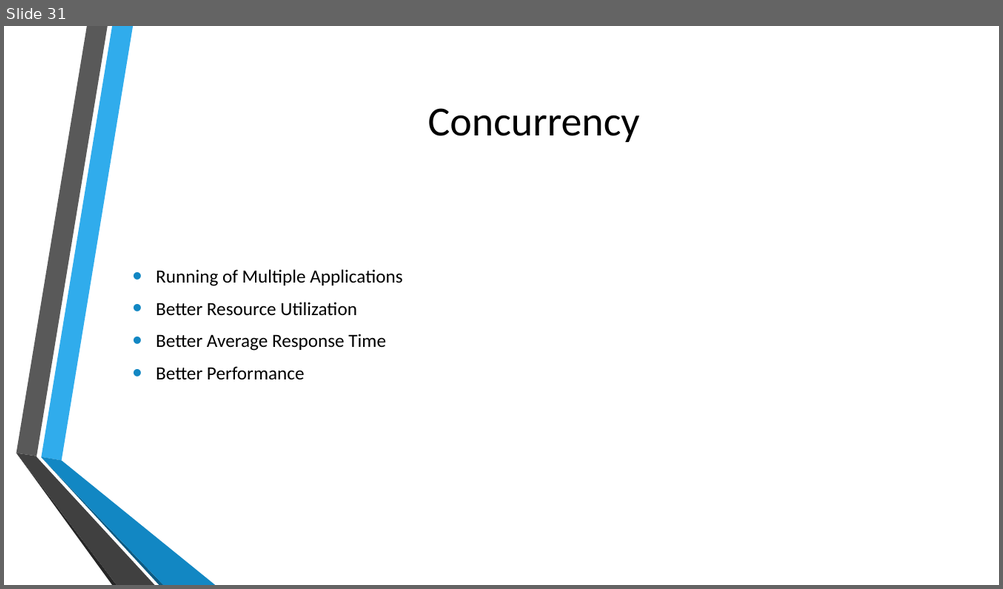
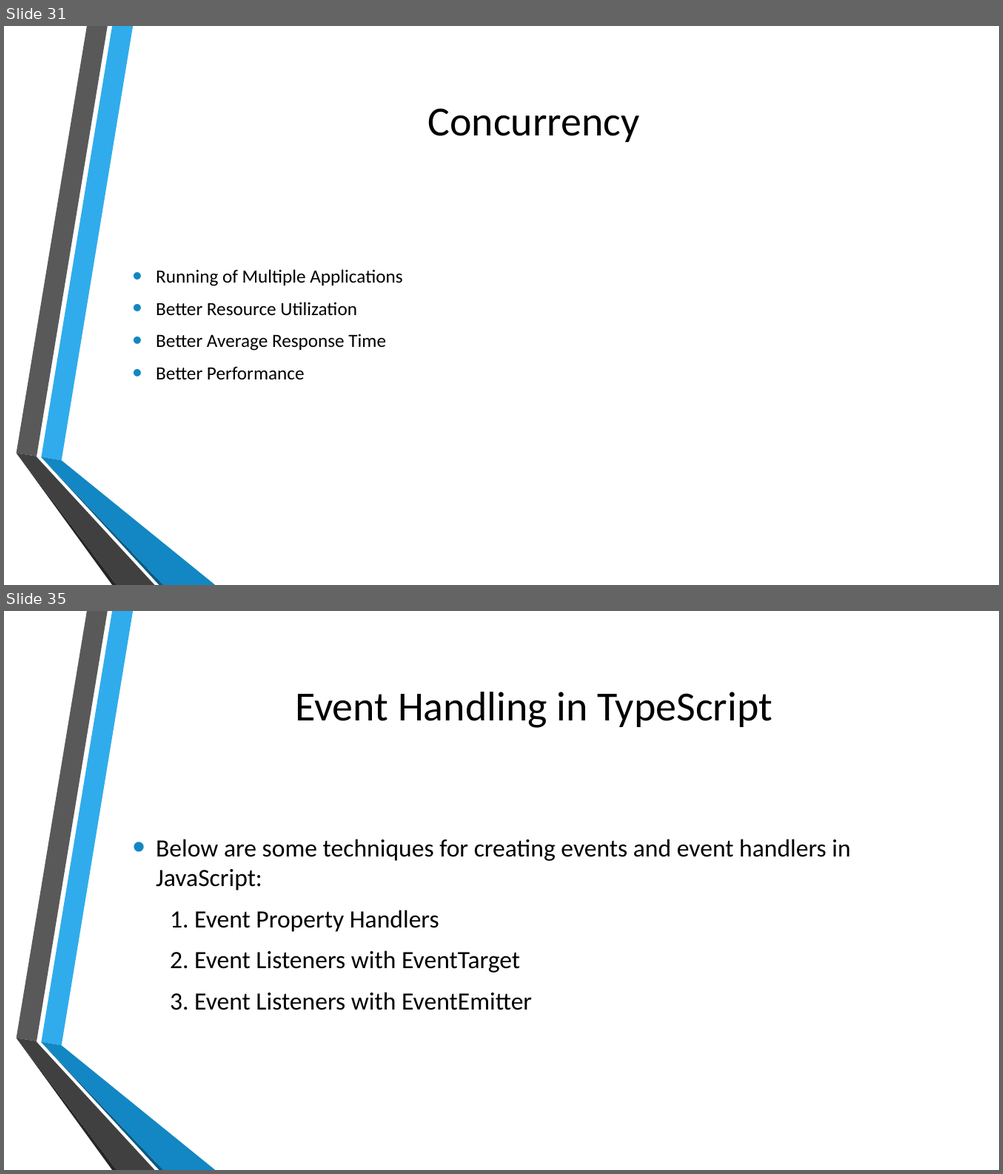
Before and after one commit to kalyank12/SoftwareParadigms, a slide deck: PPT/Group02-Component1.pptx. Shown one above the other, each under a label of ours: slide 31 before the commit, slides 31 and 35 after it; the slides between them are not shown. The pictures are 1003x589 and 1003x1174 pixels, drawn with LibreOffice and Linux fonts; fonts in the diff are those of the drawing; background and template pictures are left out. Boxes give left, top, right and bottom in pixels: in the first picture for what was removed or moved away, otherwise in the second. Text is boxed around its words. In the diff, an @@ line names an element or a change of style, - is before the commit and + after.

```diff
--- a/PPT/Group02-Component1.pptx
+++ b/PPT/Group02-Component1.pptx
@@ slide 35 added at box(4, 611, 999, 1170), background picture (left out); not listed: 6 template elements that a slide beside it also shows @@
@@ title added at box(295, 692, 772, 728), 40 pt, text #000000 @@
+Event Handling in TypeScript
@@ text added at box(156, 839, 850, 1011), 24 pt, text #000000 @@
+• Below are some techniques for creating events and event handlers in JavaScript:
+1. Event Property Handlers
+2. Event Listeners with EventTarget
+3. Event Listeners with EventEmitter
```
Also in this commit, not shown: 3 slides changed, 6 other slides added.
